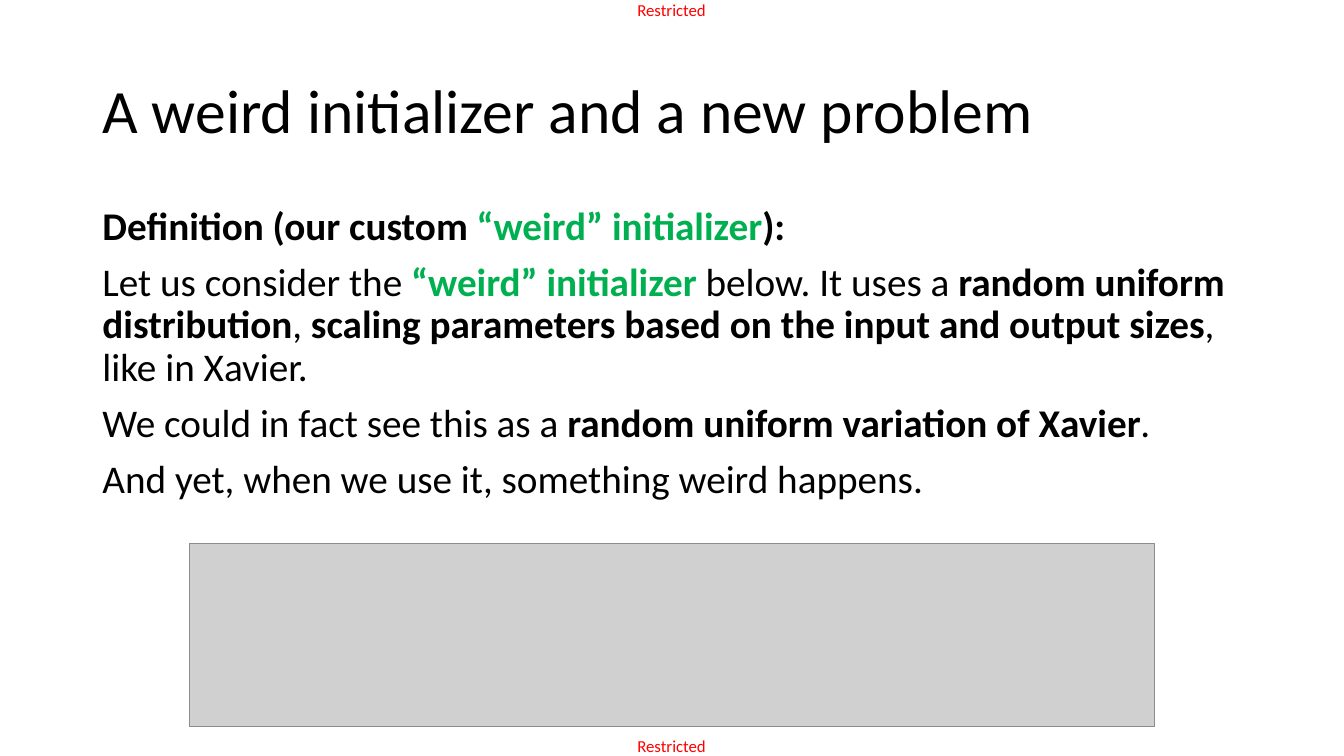
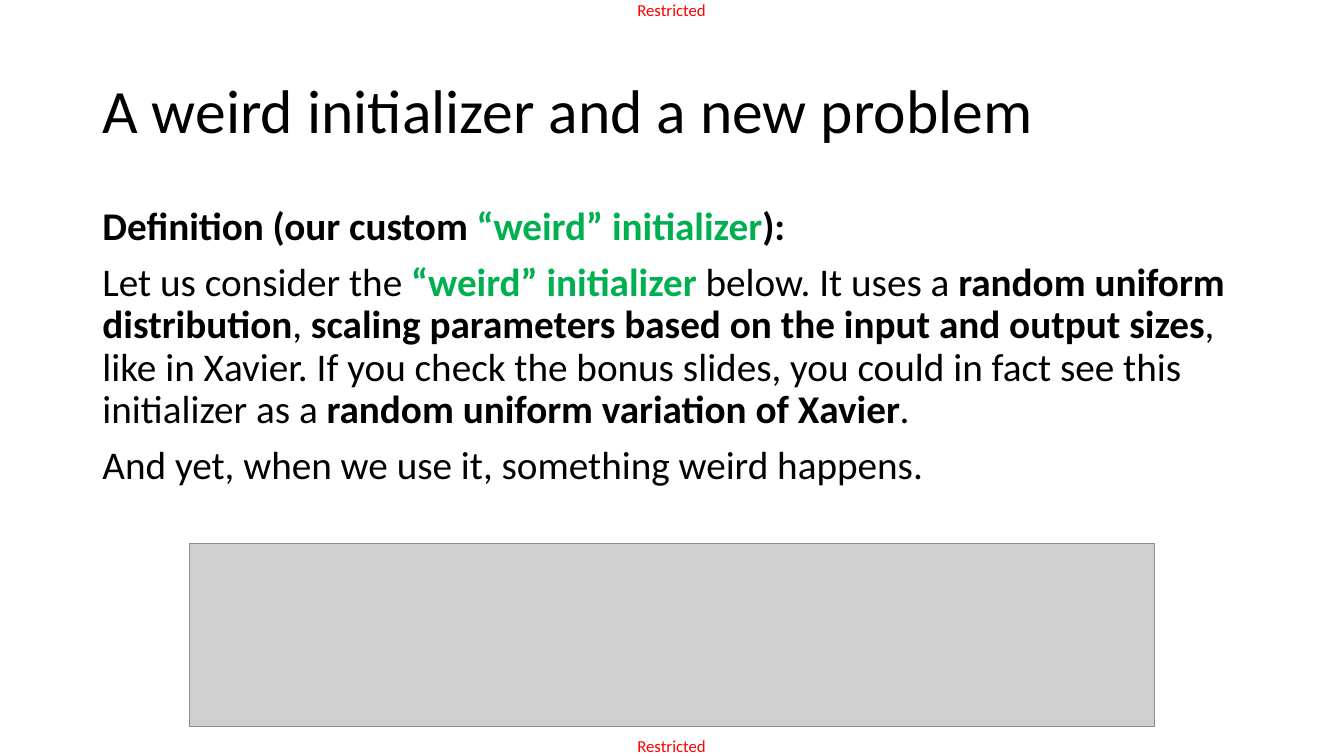
Before and after one commit to matthieudemari/SUTD_DL_50_039, a slide deck: slide 24 of W2/1. W2S1 final/W2S1.pptx. Drawn at 1344x756 pixels with LibreOffice and Linux fonts; fonts in the diff are those of the drawing; grey boxes stand for pictures. Boxes give left, top, right and bottom in pixels: in the first picture for what was removed or moved away, otherwise in the second. Text is boxed around its words. In the diff, an @@ line names an element or a change of style, - is before the commit and + after.

```diff
--- a/W2/1. W2S1 final/W2S1.pptx
+++ b/W2/1. W2S1 final/W2S1.pptx
@@ text at [102,267,1225,424]: text changed @@
-Let us consider the “weird” initializer below. It uses a random uniform distribution, scaling parameters based on the input and output sizes, like in Xavier.
-We could in fact see this as a random uniform variation of Xavier.
+Let us consider the “weird” initializer below. It uses a random uniform distribution, scaling parameters based on the input and output sizes, like in Xavier. If you check the bonus slides, you could in fact see this initializer as a random uniform variation of Xavier.
```
Also in this commit, not shown: 15 other slides changed, 6 other files.
